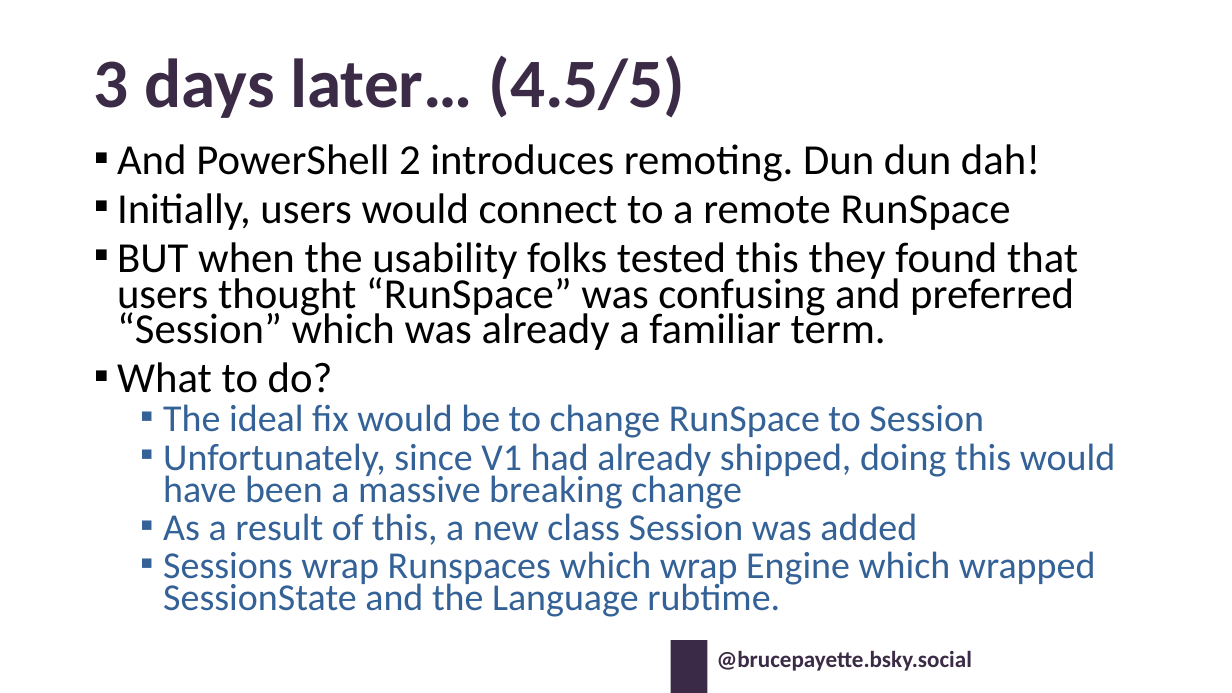
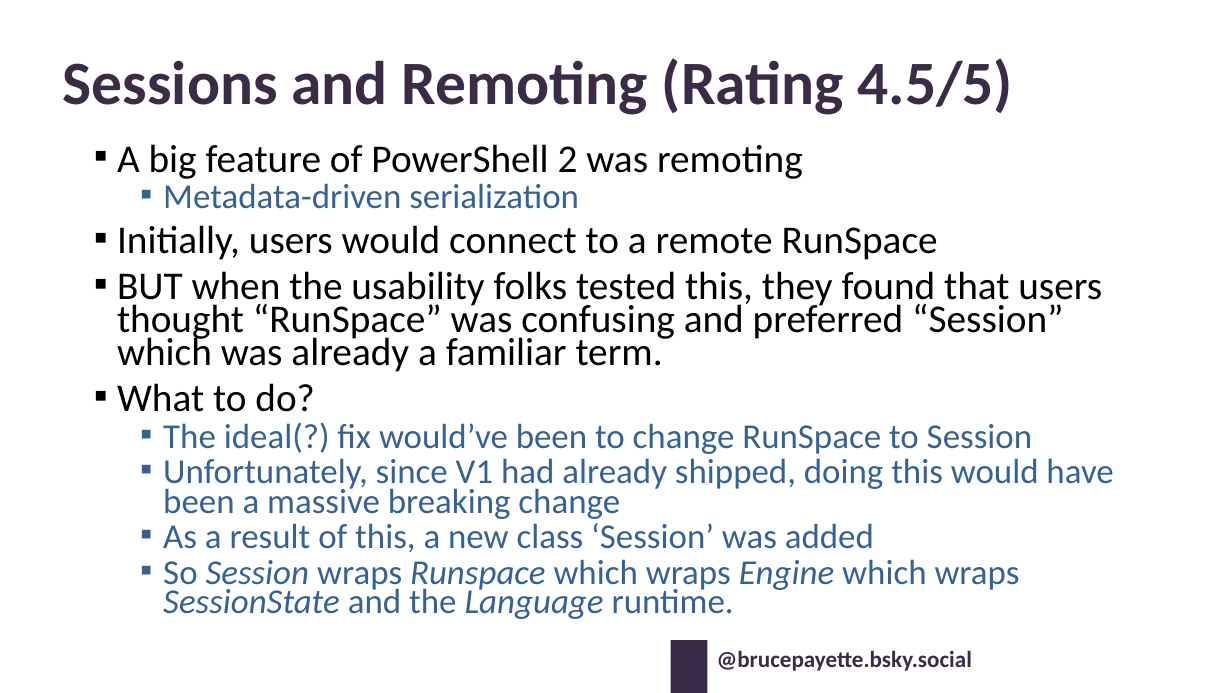
Before and after one commit to BrucePay/BraidLang, a slide deck: slide 12 of PSCONF26_Payette_Designing_PowerShell.pptx. Drawn at 1232x693 pixels with LibreOffice and Linux fonts; fonts in the diff are those of the drawing; background and template pictures are left out. Boxes give left, top, right and bottom in pixels: in the first picture for what was removed or moved away, otherwise in the second. Text is boxed around its words. In the diff, an @@ line names an element or a change of style, - is before the commit and + after.

```diff
--- a/PSCONF26_Payette_Designing_PowerShell.pptx
+++ b/PSCONF26_Payette_Designing_PowerShell.pptx
@@ title at <box>63,58,1014,115</box>: text changed; size 54 to 48 pt @@
-3 days later… (4.5/5)
+Sessions and Remoting (Rating 4.5/5)
@@ text at <box>117,144,803,209</box>: text changed; size 33.3 to 30.6 pt @@
-▪ And PowerShell 2 introduces remoting. Dun dun dah!
+▪ A big feature of PowerShell 2 was remoting
+  ▪ Metadata-driven serialization
@@ text at <box>117,225,1113,519</box>: size 33.3 to 30.6 pt in "Initially, users would connect to a remote ...", "What to do?"; size 29.6 to 27.2 pt in "Unfortunately, since V1 had already shipped, doing ..." @@
@@ text at <box>117,271,1102,372</box>: text changed; size 33.3 to 30.6 pt @@
-▪ BUT when the usability folks tested this they found that users thought “RunSpace” was confusing and preferred “Session” which was already a familiar term.
+▪ BUT when the usability folks tested this, they found that users thought “RunSpace” was confusing and preferred “Session” which was already a familiar term.
@@ text at <box>163,422,1032,454</box>: text changed; size 29.6 to 27.2 pt @@
-  ▪ The ideal fix would be to change RunSpace to Session
+  ▪ The ideal(?) fix would’ve been to change RunSpace to Session
@@ text at <box>163,523,1020,619</box>: text changed; size 29.6 to 27.2 pt @@
-  ▪ As a result of this, a new class Session was added
-  ▪ Sessions wrap Runspaces which wrap Engine which wrapped SessionState and the Language rubtime.
+  ▪ As a result of this, a new class ‘Session’ was added
+  ▪ So Session wraps Runspace which wraps Engine which wraps SessionState and the Language runtime.
```
Also in this commit, not shown: 18 other slides changed, 2 other files.
